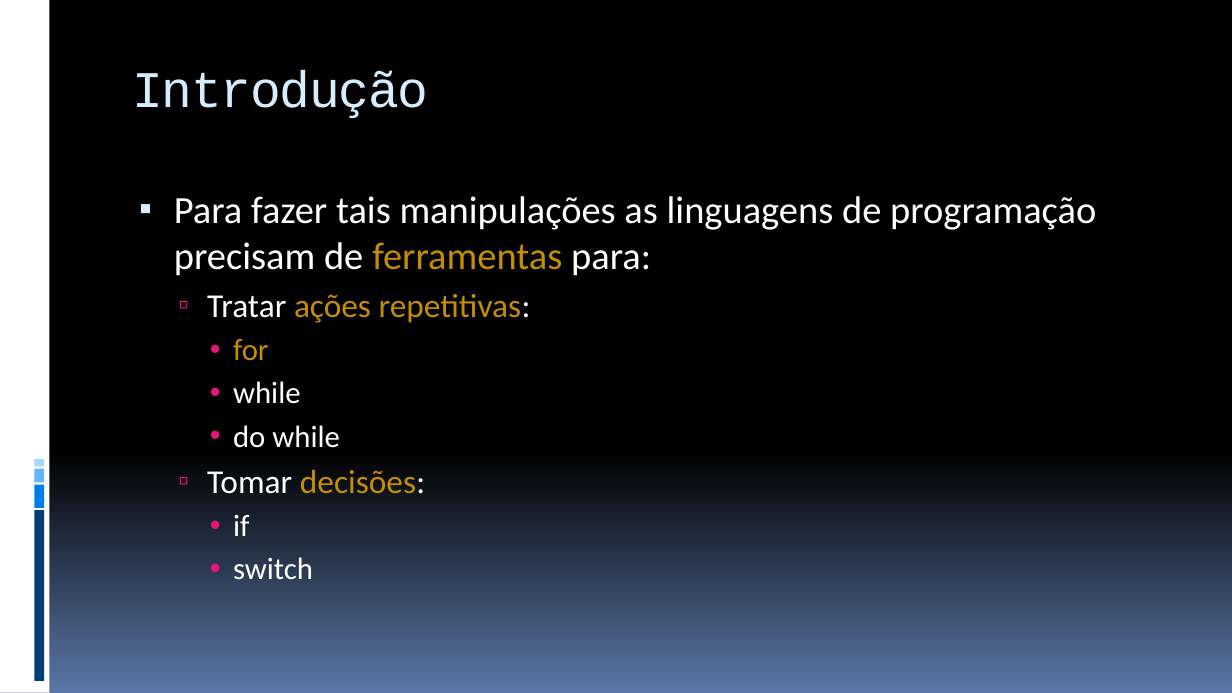
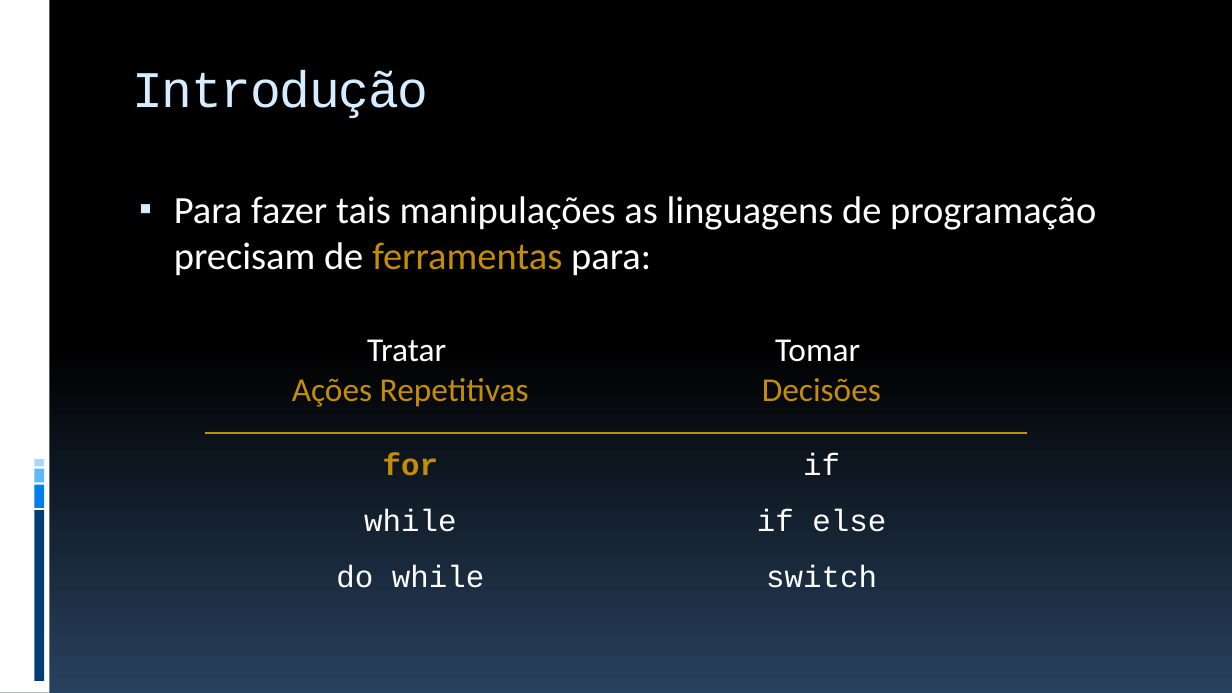
Before and after one commit to JudsonSS/ProgComp, a slide deck: slide 3 of Slides/16. Laço de Repetição For.pptx. Drawn at 1232x693 pixels with LibreOffice and Linux fonts; fonts in the diff are those of the drawing. Boxes give left, top, right and bottom in pixels: in the first picture for what was removed or moved away, otherwise in the second. Text is boxed around its words. In the diff, an @@ line names an element or a change of style, - is before the commit and + after.

```diff
--- a/Slides/16. Laço de Repetição For.pptx
+++ b/Slides/16. Laço de Repetição For.pptx
@@ background gradient #000000 to #5B77A8 to gradient #000000 to #28415E @@
@@ text at <box>207,294,531,580</box>: paragraphs removed @@
-  ▫ Tratar ações repetitivas:
-    • for
-    • while
-    • do while
-  ▫ Tomar decisões:
-    • if
-    • switch
@@ table added at <box>205,324,1028,601</box>, 4 rows, 2 columns @@
+Tratar Ações Repetitivas | Tomar Decisões
+for | if
+while | if else
+do while | switch
```
Also in this commit, not shown: 28 other slides changed, 1 slide added, 12 other files.
